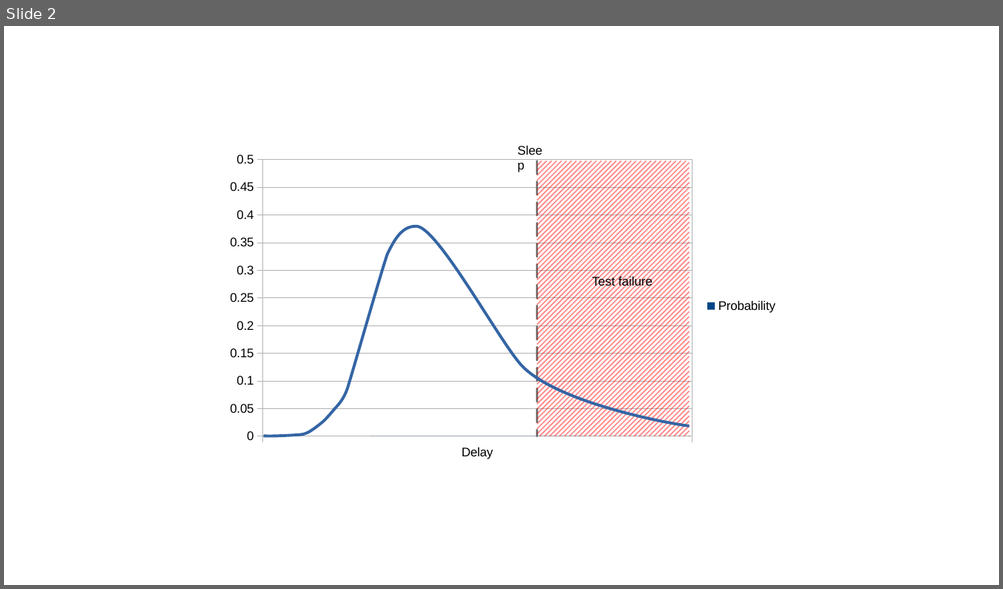
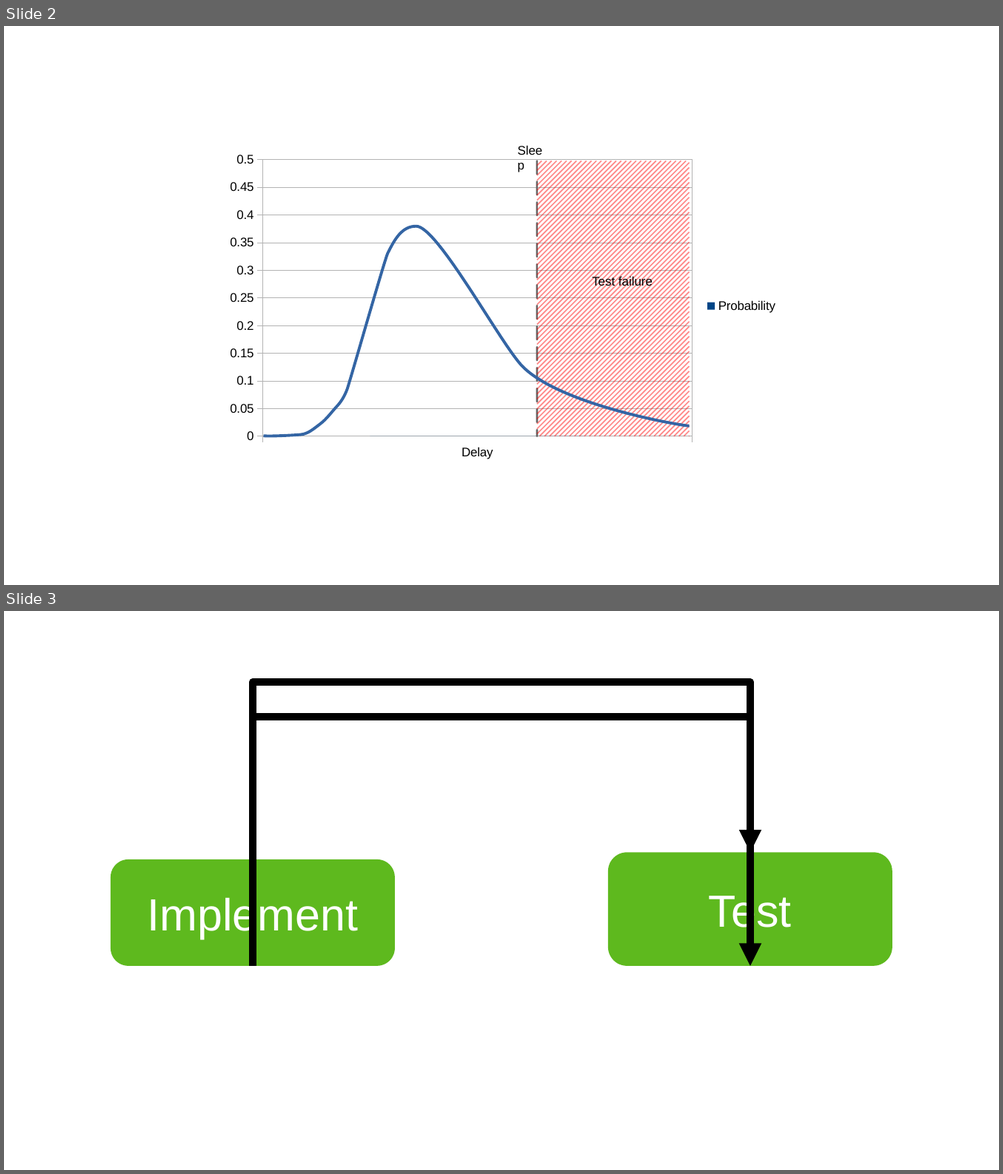
Before and after one commit to exasol/exasol-java-tutorial, a slide deck: testing-tutorial/doc/tdd/images/Sleep_vs_async.odp. Shown one above the other, each under a label of ours: slide 2 before the commit, slides 2 and 3 after it. The pictures are 1003x589 and 1003x1174 pixels, drawn with LibreOffice and Linux fonts; fonts in the diff are those of the drawing. Boxes give left, top, right and bottom in pixels: in the first picture for what was removed or moved away, otherwise in the second. Text is boxed around its words. In the diff, an @@ line names an element or a change of style, - is before the commit and + after.

```diff
--- a/testing-tutorial/doc/tdd/images/Sleep_vs_async.odp
+++ b/testing-tutorial/doc/tdd/images/Sleep_vs_async.odp
@@ slide 3 added at box(4, 611, 999, 1170), background #FFFFFF @@
@@ elbow arrow added from (253, 860) to (751, 853), #000000 6.01 pt @@
@@ elbow arrow added from (253, 967) to (751, 967), #000000 6.01 pt @@
@@ rounded rectangle added at box(608, 853, 892, 967), fill #5EB91E, 36 pt, text #FFFFFF @@
+Test
@@ rounded rectangle added at box(111, 860, 395, 967), fill #5EB91E, 36 pt, text #FFFFFF @@
+Implement
```
Also in this commit, not shown: 1 other slide added, 18 other files.
